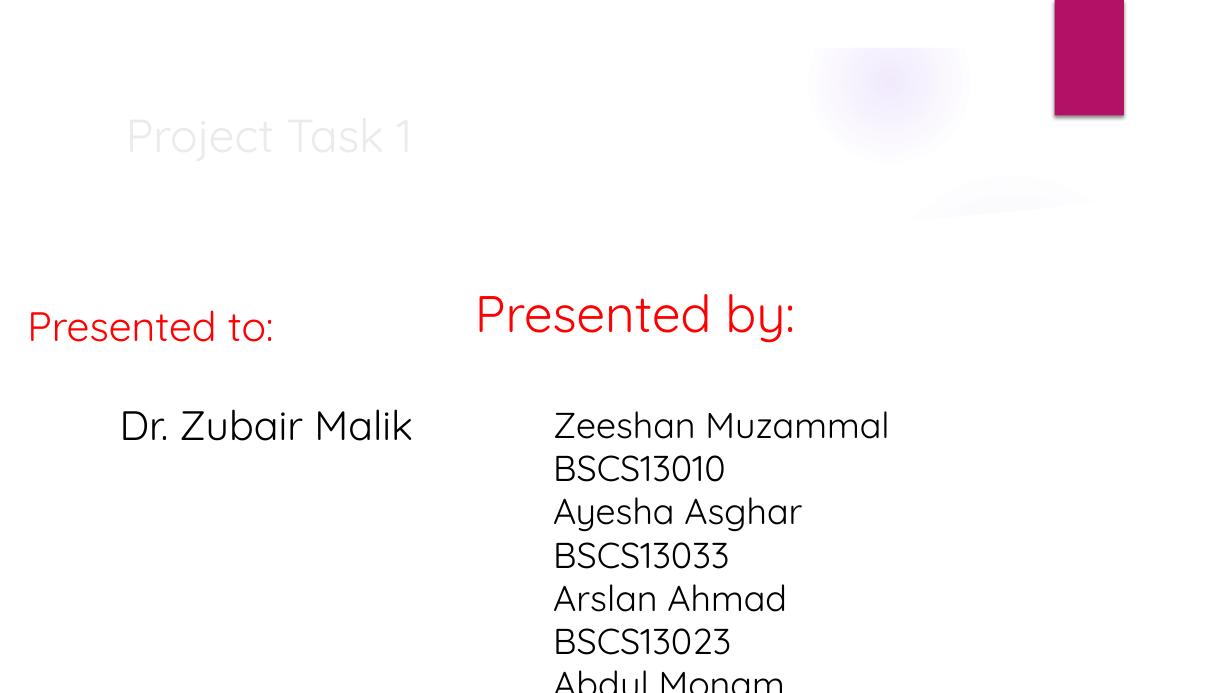
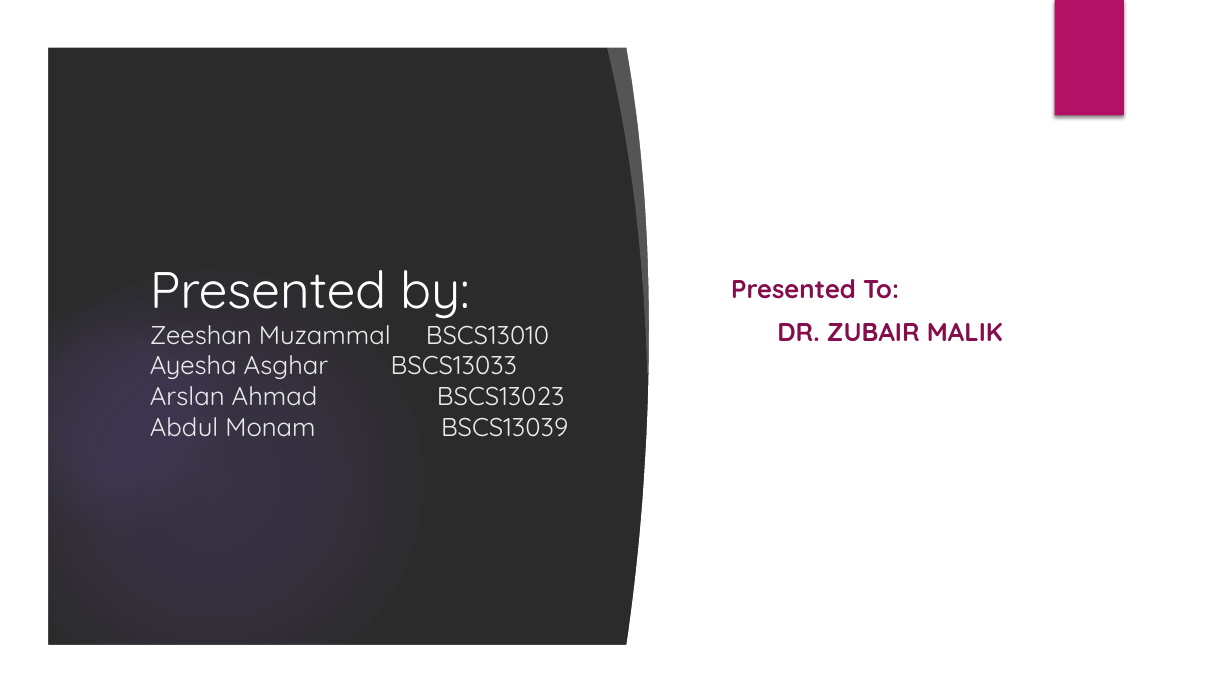
Before and after one commit to Zeeshanily/Citizen-Journalism, a slide deck: slide 1 of pj-task 1/Presentation.pptx. Drawn at 1232x693 pixels with LibreOffice and Linux fonts; fonts in the diff are those of the drawing; background and template pictures are left out; a plain dark background stands for a picture behind light text. Boxes give left, top, right and bottom in pixels: in the first picture for what was removed or moved away, otherwise in the second. Text is boxed around its words. In the diff, an @@ line names an element or a change of style, - is before the commit and + after.

Commit message:
Project task 1 finalize

```diff
--- a/pj-task 1/Presentation.pptx
+++ b/pj-task 1/Presentation.pptx
@@ freeform shape added at (606, 39, 677, 375), fill #FFFFFF at 20% opacity @@
@@ freeform shape added at (625, 40, 752, 652), fill #FFFFFF @@
@@ rectangle added at (737, 41, 1189, 653), fill #FFFFFF @@
@@ title removed at (116, 98, 1002, 169) @@
-Project Task 1
@@ ellipse removed at (870, 169, 1154, 454) @@
@@ freeform shape removed at (46, 189, 1186, 647) @@
@@ title "Presented by: Zeeshan Muzammal BSCS13010 ..." at (150, 270, 568, 437): vertical alignment top to middle @@
@@ text "Presented To:" at (731, 279, 1003, 341): vertical alignment top to middle @@
@@ title at (150, 270, 568, 437): text changed; size 28 to 20 pt; text colour #000000 to #EBEBEB @@
-Zeeshan Muzammal BSCS13010
-Ayesha Asghar BSCS13033
-Arslan Ahmad BSCS13023
-Abdul Monam BSCS13039
+Presented by:
+Zeeshan Muzammal BSCS13010
+Ayesha Asghar BSCS13033
+Arslan Ahmad BSCS13023
+Abdul Monam BSCS13039
@@ text removed at (475, 294, 795, 343) @@
-Presented by:
@@ text at (731, 279, 1003, 341): text changed; size 32 to 20 pt; text colour #000000 to #860D4C; bold on @@
-Presented to:
-Dr. Zubair Malik
+Presented To:
+DR. ZUBAIR MALIK
```
Also in this commit, not shown: 8 other slides changed, 2 slides added.
